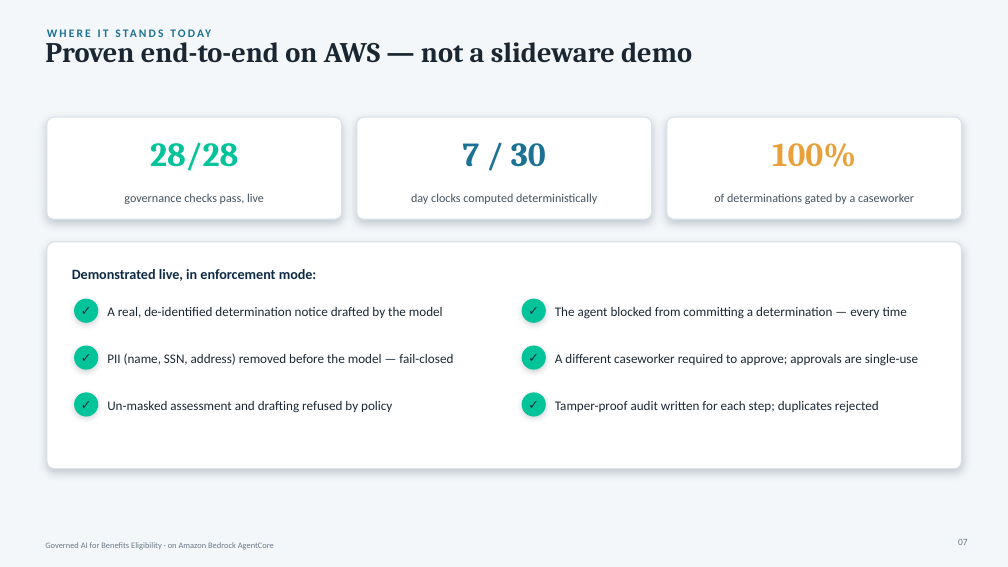
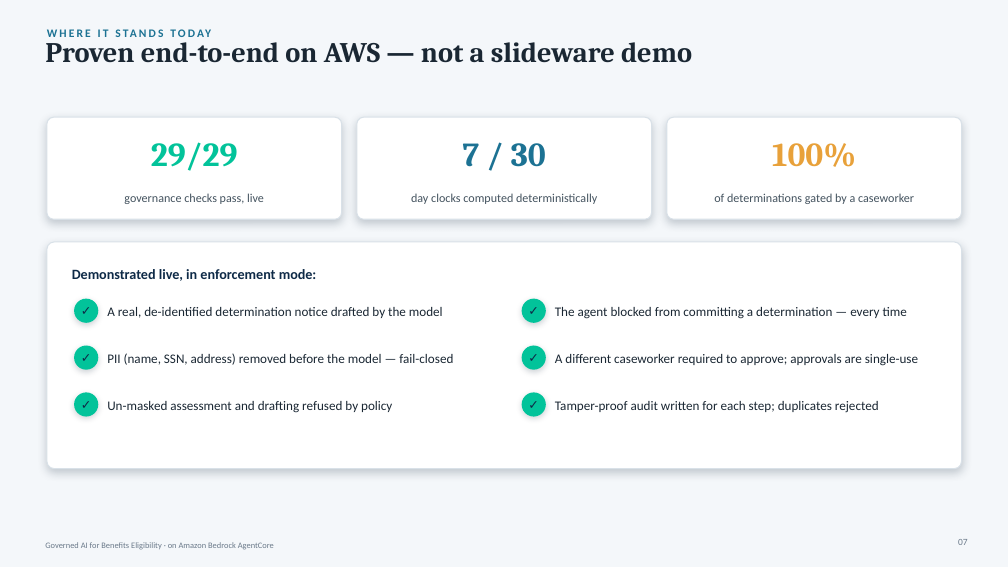
Before and after one commit to virtualryder/benefits_eligibility_agent, a slide deck: slide 7 of docs/Benefits-AgentCore-Customer.pptx. Drawn at 1008x567 pixels with LibreOffice and Linux fonts; fonts in the diff are those of the drawing. Boxes give left, top, right and bottom in pixels: in the first picture for what was removed or moved away, otherwise in the second. Text is boxed around its words. In the diff, an @@ line names an element or a change of style, - is before the commit and + after.

```diff
--- a/docs/Benefits-AgentCore-Customer.pptx
+++ b/docs/Benefits-AgentCore-Customer.pptx
@@ text at box(151, 142, 238, 171): text changed @@
-28/28
+29/29
```
Also in this commit, not shown: 1 other slide changed, 11 other files.
